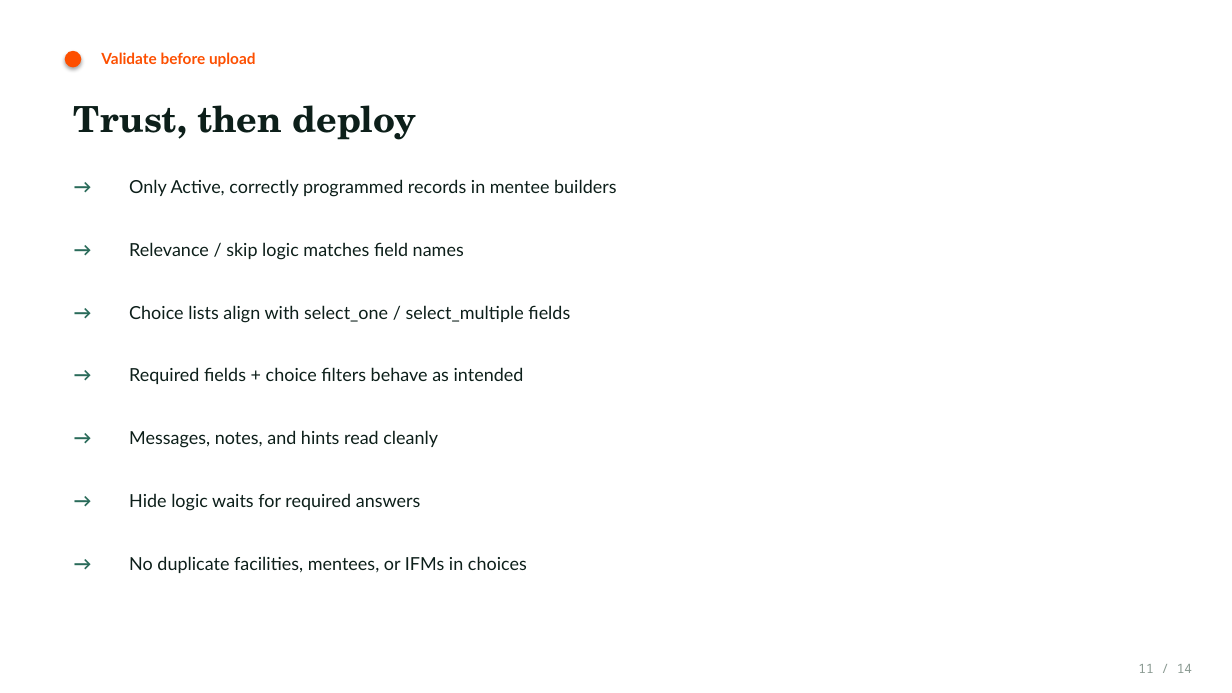
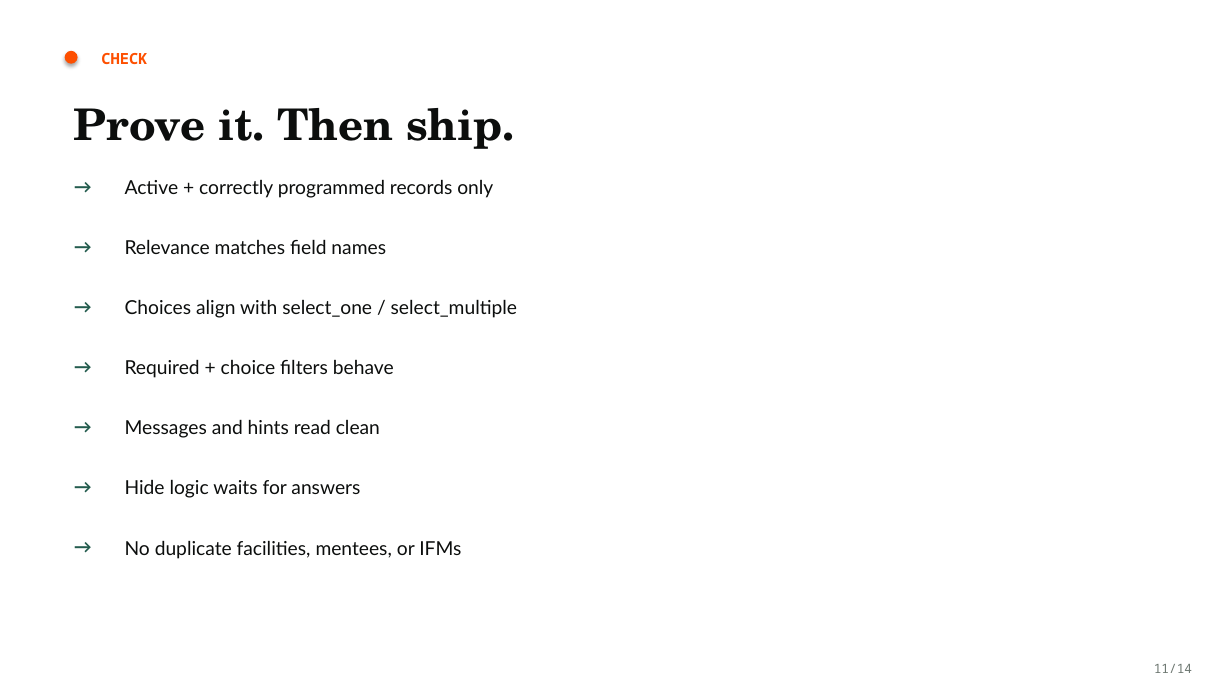
Before and after one commit to kakaijacob/Special-Operations-Schema, a slide deck: slide 11 of docs/Mentee_Mapping_SOP.pptx. Drawn at 1232x693 pixels with LibreOffice and Linux fonts; fonts in the diff are those of the drawing; background and template pictures are left out. Boxes give left, top, right and bottom in pixels: in the first picture for what was removed or moved away, otherwise in the second. Text is boxed around its words. In the diff, an @@ line names an element or a change of style, - is before the commit and + after.

```diff
--- a/docs/Mentee_Mapping_SOP.pptx
+++ b/docs/Mentee_Mapping_SOP.pptx
@@ text at (101,53,147,64): text changed; font Lato to Noto Sans Mono @@
-Validate before upload
+CHECK
@@ text at (74,108,515,149): text changed; size 28 to 34 pt; text colour #0D1F1A to #0C0E0D @@
-Trust, then deploy
+Prove it. Then ship.
@@ text at (125,179,493,198): text changed; size 14 to 15 pt; text colour #0D1F1A to #0C0E0D @@
-Only Active, correctly programmed records in mentee builders
+Active + correctly programmed records only
@@ text at (125,239,386,254): text changed; size 14 to 15 pt; text colour #0D1F1A to #0C0E0D @@
-Relevance / skip logic matches field names
+Relevance matches field names
@@ text at (125,299,517,318): text changed; size 14 to 15 pt; text colour #0D1F1A to #0C0E0D @@
-Choice lists align with select_one / select_multiple fields
+Choices align with select_one / select_multiple
@@ text "→": place and size @@
-text "→" at (65,360,111,392)
+text "→" at (65,351,106,384)
@@ text at (125,359,394,378): text changed; size 14 to 15 pt; text colour #0D1F1A to #0C0E0D @@
-Required fields + choice filters behave as intended
+Required + choice filters behave
@@ text "→": place and size @@
-text "→" at (65,422,111,455)
+text "→" at (65,411,106,444)
@@ text at (125,419,380,438): text changed; size 14 to 15 pt; text colour #0D1F1A to #0C0E0D @@
-Messages, notes, and hints read cleanly
+Messages and hints read clean
@@ text "→": place and size @@
-text "→" at (65,485,111,518)
+text "→" at (65,471,106,504)
@@ text at (125,479,360,498): text changed; size 14 to 15 pt; text colour #0D1F1A to #0C0E0D @@
-Hide logic waits for required answers
+Hide logic waits for answers
@@ text colour #2A6B5A to #245C4E in 7 elements at (65,171,106,203), (65,231,106,263), (65,291,106,323), (65,351,106,384), (65,411,106,444), (65,471,106,504), (65,531,106,564) @@
@@ text "→": place and size @@
-text "→" at (65,548,111,580)
+text "→" at (65,531,106,564)
@@ text at (125,540,461,559): text changed; size 14 to 15 pt; text colour #0D1F1A to #0C0E0D @@
-No duplicate facilities, mentees, or IFMs in choices
+No duplicate facilities, mentees, or IFMs
@@ text at (1154,664,1192,673): text changed; text colour #8A9A92 to #6E7872 @@
-11 / 14
+11/14
```
Also in this commit, not shown: 11 other slides changed, 2 slides added, 2 slides removed, 12 other files.
